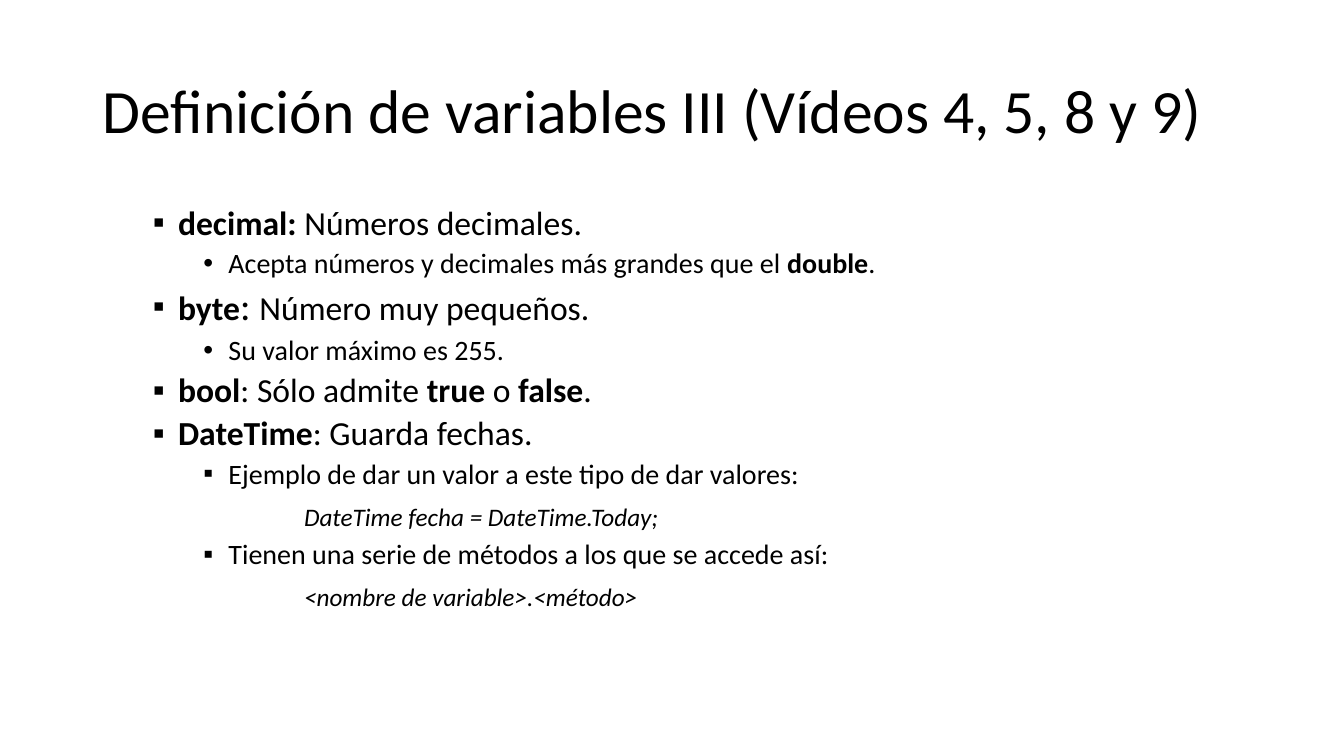
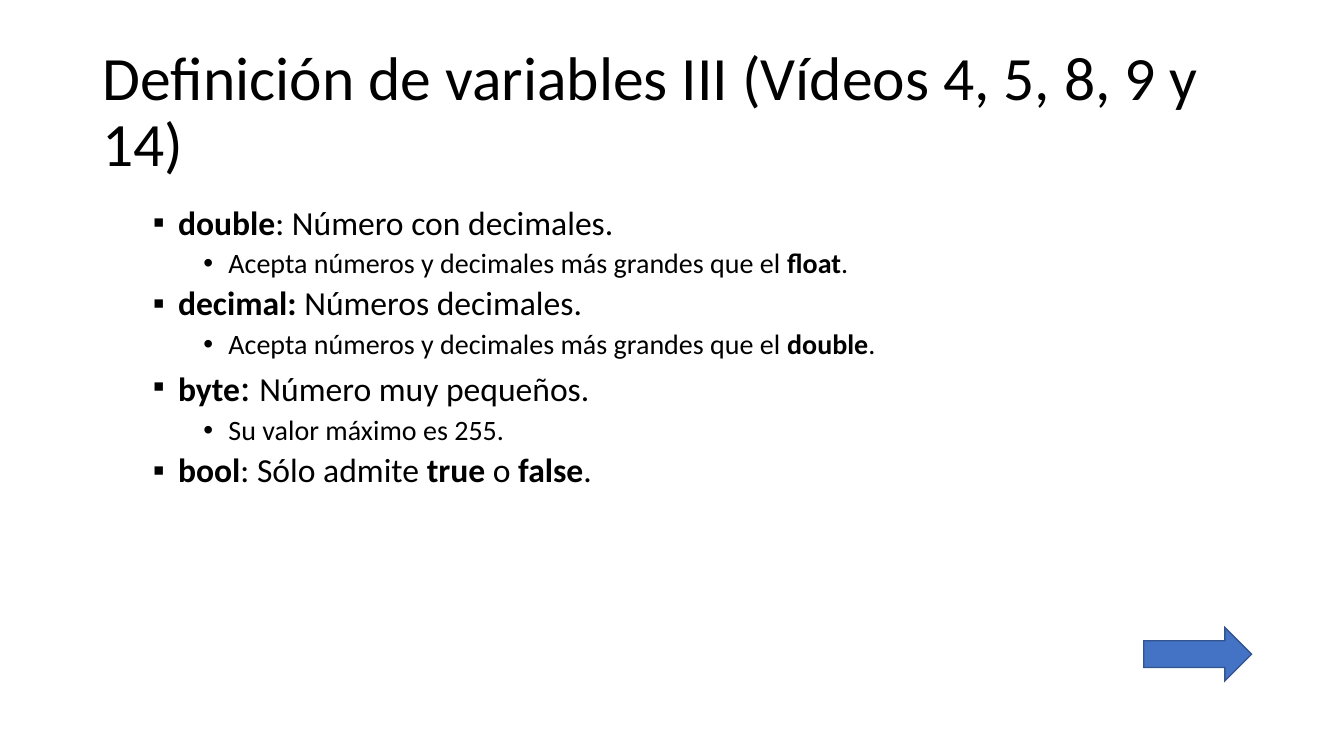
Before and after one commit to Worome/Recetatic, a slide deck: slide 6 of Recetatic/Visual C#.pptx. Drawn at 1344x756 pixels with LibreOffice and Linux fonts; fonts in the diff are those of the drawing. Boxes give left, top, right and bottom in pixels: in the first picture for what was removed or moved away, otherwise in the second. Text is boxed around its words. In the diff, an @@ line names an element or a change of style, - is before the commit and + after.

```diff
--- a/Recetatic/Visual C#.pptx
+++ b/Recetatic/Visual C#.pptx
@@ title at (x1=102, y1=55, x2=1198, y2=175): text changed @@
-Definición de variables III (Vídeos 4, 5, 8 y 9)
+Definición de variables III (Vídeos 4, 5, 8, 9 y 14)
@@ text at (x1=178, y1=211, x2=848, y2=278): paragraphs added @@
+  ▪ double: Número con decimales.
+    • Acepta números y decimales más grandes que el float.
@@ text at (x1=178, y1=421, x2=828, y2=606): paragraphs removed @@
-  ▪ DateTime: Guarda fechas.
-    ▪ Ejemplo de dar un valor a este tipo de dar valores:
-    DateTime fecha = DateTime.Today;
-    ▪ Tienen una serie de métodos a los que se accede así:
-    <nombre de variable>.<método>
@@ right arrow added at (x1=1144, y1=628, x2=1252, y2=682), fill #4472C4, outline #325491 1 pt @@
```
Also in this commit, not shown: 4 other slides changed, 19 slides added, 2 other files.
